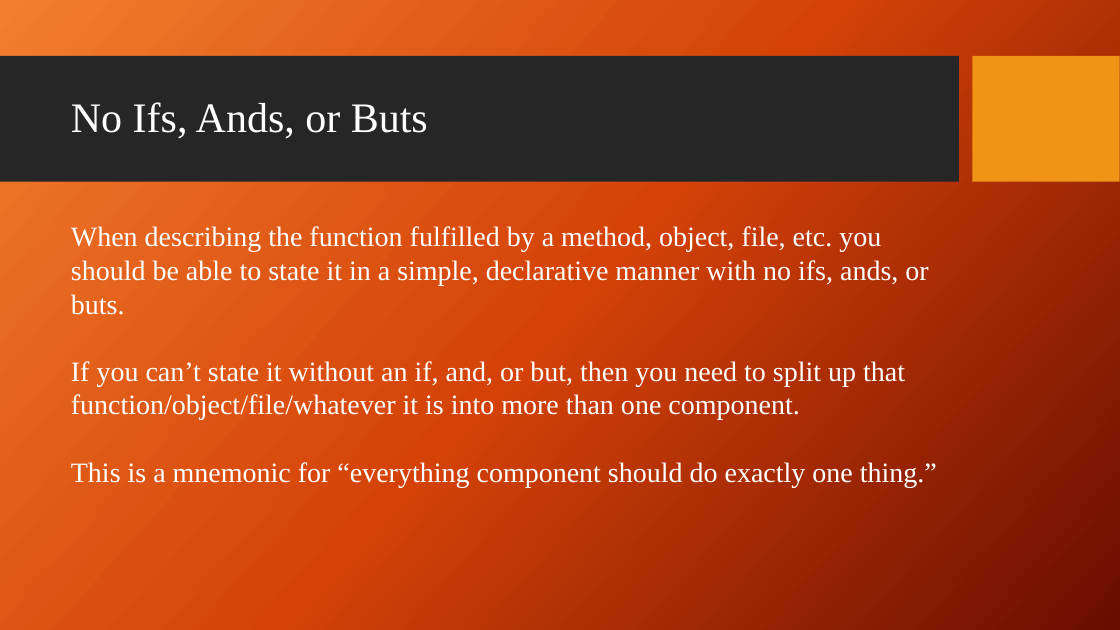
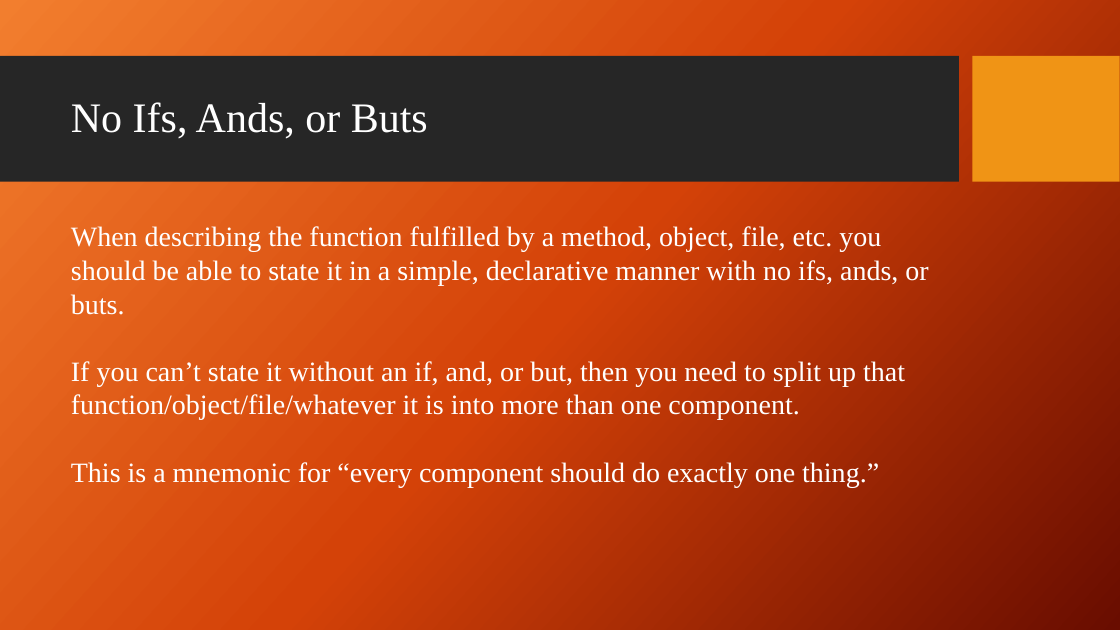
Before and after one commit to giganano/PythonBootcamp, a slide deck: slide 4 of slides/basicSE.pptx. Drawn at 1120x630 pixels with LibreOffice and Linux fonts; fonts in the diff are those of the drawing; background and template pictures are left out. Boxes give left, top, right and bottom in pixels: in the first picture for what was removed or moved away, otherwise in the second. Text is boxed around its words. In the diff, an @@ line names an element or a change of style, - is before the commit and + after.

```diff
--- a/slides/basicSE.pptx
+++ b/slides/basicSE.pptx
@@ text at (71, 462, 879, 487): text changed @@
-This is a mnemonic for “everything component should do exactly one thing.”
+This is a mnemonic for “every component should do exactly one thing.”
```
Also in this commit, not shown: 3 other slides changed, 1 slide added, 2 other files.
